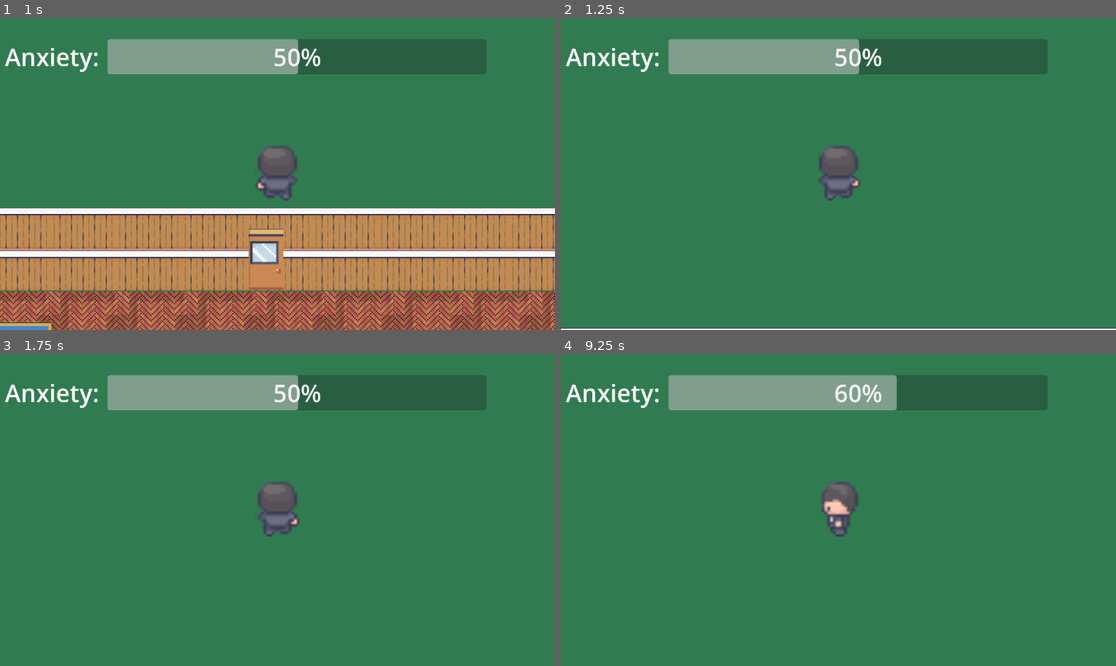
Above: before the commit, frames 1-4 (two rows, left to right).
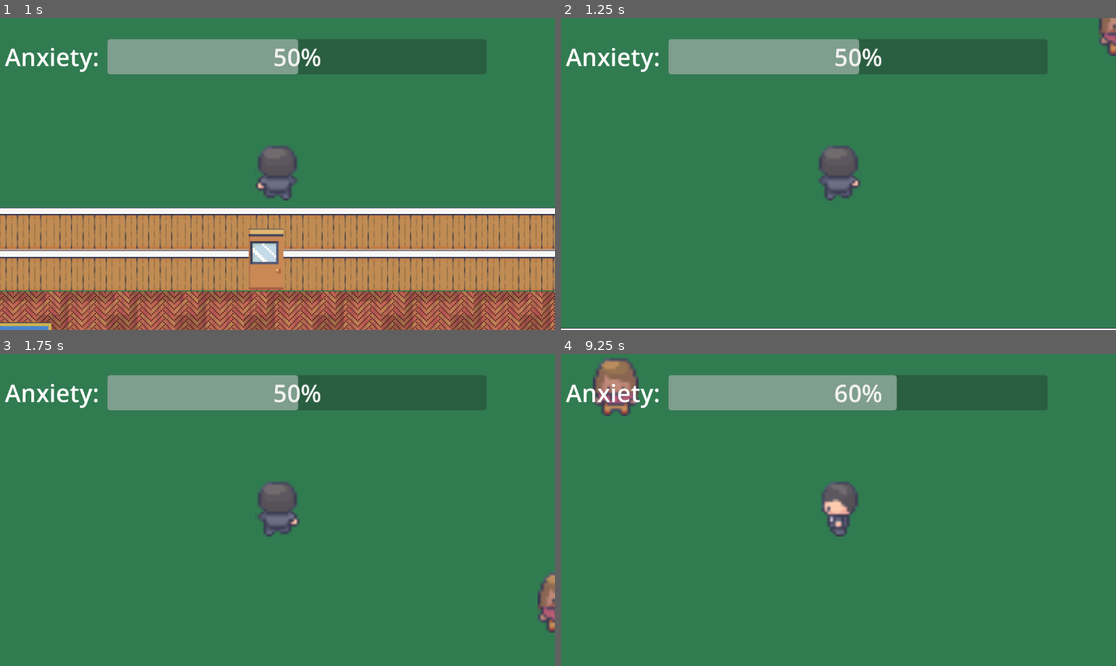
Above: after the commit, the same moments.

Repository: mpallansch/FearToFreedom
Game: Godot game, scene res://Scenes/Levels/Main/Main.tscn
The game is run twice, just before and just after one commit, with the same random seed, the same clock (stepped at 60 frames per second) and the same inputs.
Inputs:
- Up to frame 1 (1 s): hold Up (up) from 0.53 s (still down); tap Space (interact, bound only after the commit) at 0.6 s
- Up to frame 2 (1.25 s): keep holding Up (up)
- Up to frame 3 (1.75 s): keep holding Up (up); tap Space (interact, bound only after the commit) at 1.35 s
- Up to frame 4 (9.25 s): release Up (up) at 2.03 s; hold Left (left) 2.03-3.53 s; tap Space (interact, bound only after the commit) every 0.75 s from 2.1 to 8.85 s; hold Down (down) 3.53-4.28 s; hold Right (right) 4.28-5.03 s; hold Up (up) 5.03-5.78 s; hold Right (right) 5.78-8.03 s; hold Down (down) 8.03-8.78 s; hold Left (left) from 8.78 s (still down)

Frame 1 is identical in both runs. In frame 2, 0.3% of the frame differs, in the area x 96-100%, y 0-13%; in frame 3, 0.5%; in frame 4, 1.1%, in the area x 5-15%, y 1-20%.

Commit message:
Adds NPC Basic

Diff:
--- a/Globals/PlayerVariables.gd
+++ b/Globals/PlayerVariables.gd
@@ -1,5 +1,6 @@
 extends Node
 
+var vertical_lock = false
 var hud = null
 var anxiety = 50
 var default_anxiety_change = 15
--- /dev/null
+++ b/Scenes/Entities/NPC/DialogController.gd
@@ -0,0 +1,72 @@
+extends Node2D
+
+var player_close = false
+var highlighted = 0
+var current_dialog_key = "entry"
+
+@onready var dialog_interface = %DialogInterface
+@onready var dialog_options = %DialogOptions.get_dialog()
+@onready var dialog_label = %Label
+@onready var dialog_options_list = %OptionsList
+
+# Called when the node enters the scene tree for the first time.
+func _ready():
+	dialog_interface.hide()
+	render_dialog_interface()
+
+# Called every frame. 'delta' is the elapsed time since the previous frame.
+func _process(delta):
+	if Input.is_action_just_pressed("interact") && player_close:
+		if !dialog_interface.is_visible_in_tree():
+			PlayerVariables.vertical_lock = true
+			dialog_interface.show()
+		else:
+			if dialog_options[current_dialog_key].has("close_on_next"):
+				dialog_interface.hide()
+			if dialog_options[current_dialog_key].has("next"):
+				current_dialog_key = dialog_options[current_dialog_key]["next"]
+			elif dialog_options[current_dialog_key].has("options"):
+				current_dialog_key = dialog_options[current_dialog_key]["options"][highlighted]["next"]
+		render_dialog_interface()
+	if Input.is_action_just_pressed("up") && player_close && dialog_interface.is_visible_in_tree():
+		if highlighted > 0:
+			highlighted -= 1
+			render_dialog_interface()
+	if Input.is_action_just_pressed("down") && player_close && dialog_interface.is_visible_in_tree():
+		if dialog_options[current_dialog_key].has("options"):
+			if highlighted < dialog_options[current_dialog_key]["options"].size() - 1:
+				highlighted += 1
+				render_dialog_interface()
+
+
+func _on_area_2d_body_entered(body):
+	if body.owner.name == "Player":
+		player_close = true
+
+
+func _on_area_2d_body_exited(body):
+	if body.owner.name == "Player":
+		player_close = false
+		dialog_interface.hide()
+		PlayerVariables.vertical_lock = false
+
+func render_dialog_interface():
+	dialog_label.text = dialog_options[current_dialog_key]["label"]
+
+	for item in dialog_options_list.get_children():
+		item.queue_free()
+
+	if dialog_options[current_dialog_key].has("options"):
+		var index = 0
+		for item in dialog_options[current_dialog_key]["options"]:
+			var option_label = Label.new()
+			option_label.text = item["label"]
+			option_label.add_theme_color_override("font_color", Color(0,0,0))
+			if index == highlighted:
+				option_label.add_theme_font_size_override("font_size", 34)
+			else:
+				option_label.add_theme_font_size_override("font_size", 30)
+
+			dialog_options_list.add_child(option_label)
+
+			index += 1
--- /dev/null
+++ b/Scenes/Entities/NPC/DialogOptions.gd
@@ -0,0 +1,42 @@
+extends Node
+
+
+# Called when the node enters the scene tree for the first time.
+func _ready():
+	pass # Replace with function body.
+
+
+# Called every frame. 'delta' is the elapsed time since the previous frame.
+func _process(delta):
+	pass
+
+func get_dialog():
+	return {
+		"entry": {
+			"label": "This is a label",
+			"next": "two"
+		},
+		"two": {
+			"label": "This is a second label",
+			"options": [
+				{
+					"label": "Yes",
+					"next": "yes"
+				},
+				{
+					"label": "No",
+					"next": "no"
+				}
+			]
+		},
+		"yes": {
+			"label": "you answered yes",
+			"next": "entry",
+			"close_on_next": true
+		},
+		"no": {
+			"label": "you answered no",
+			"next": "entry",
+			"close_on_next": true
+		}
+	}
--- /dev/null
+++ b/Scenes/Entities/NPC/NPC.tscn
@@ -0,0 +1,109 @@
+[gd_scene load_steps=12 format=3 uid="uid://dnb2yupisgpe1"]
+
+[ext_resource type="Script" path="res://Scenes/Entities/NPC/DialogController.gd" id="1_bfl1h"]
+[ext_resource type="Script" path="res://Scenes/Entities/NPC/DialogOptions.gd" id="3_0ylio"]
+[ext_resource type="Texture2D" uid="uid://dymsuj5vqqvh5" path="res://Scenes/Entities/NPC/Amelia_idle_anim_16x16.png" id="3_abg4p"]
+
+[sub_resource type="RectangleShape2D" id="RectangleShape2D_3xnb3"]
+size = Vector2(158, 143)
+
+[sub_resource type="AtlasTexture" id="AtlasTexture_p8yla"]
+atlas = ExtResource("3_abg4p")
+region = Rect2(288, 0, 16, 32)
+
+[sub_resource type="AtlasTexture" id="AtlasTexture_8bnjs"]
+atlas = ExtResource("3_abg4p")
+region = Rect2(304, 0, 16, 32)
+
+[sub_resource type="AtlasTexture" id="AtlasTexture_8pjcg"]
+atlas = ExtResource("3_abg4p")
+region = Rect2(320, 0, 16, 32)
+
+[sub_resource type="AtlasTexture" id="AtlasTexture_wi8pe"]
+atlas = ExtResource("3_abg4p")
+region = Rect2(336, 0, 16, 32)
+
+[sub_resource type="AtlasTexture" id="AtlasTexture_mrfc4"]
+atlas = ExtResource("3_abg4p")
+region = Rect2(352, 0, 16, 32)
+
+[sub_resource type="AtlasTexture" id="AtlasTexture_2c81r"]
+atlas = ExtResource("3_abg4p")
+region = Rect2(368, 0, 16, 32)
+
+[sub_resource type="SpriteFrames" id="SpriteFrames_ecwoo"]
+animations = [{
+"frames": [{
+"duration": 1.0,
+"texture": SubResource("AtlasTexture_p8yla")
+}, {
+"duration": 1.0,
+"texture": SubResource("AtlasTexture_8bnjs")
+}, {
+"duration": 1.0,
+"texture": SubResource("AtlasTexture_8pjcg")
+}, {
+"duration": 1.0,
+"texture": SubResource("AtlasTexture_wi8pe")
+}, {
+"duration": 1.0,
+"texture": SubResource("AtlasTexture_mrfc4")
+}, {
+"duration": 1.0,
+"texture": SubResource("AtlasTexture_2c81r")
+}],
+"loop": true,
+"name": &"idle-down",
+"speed": 5.0
+}]
+
+[node name="Npc" type="Node2D"]
+script = ExtResource("1_bfl1h")
+
+[node name="Area2D" type="Area2D" parent="."]
+
+[node name="CollisionShape2D" type="CollisionShape2D" parent="Area2D"]
+position = Vector2(2, -73.5)
+shape = SubResource("RectangleShape2D_3xnb3")
+
+[node name="DialogInterface" type="ColorRect" parent="."]
+unique_name_in_owner = true
+offset_left = -192.0
+offset_top = -376.0
+offset_right = 208.0
+offset_bottom = -176.0
+
+[node name="ScrollContainer" type="ScrollContainer" parent="DialogInterface"]
+layout_mode = 1
+anchors_preset = 15
+anchor_right = 1.0
+anchor_bottom = 1.0
+grow_horizontal = 2
+grow_vertical = 2
+
+[node name="VBoxContainer" type="VBoxContainer" parent="DialogInterface/ScrollContainer"]
+layout_mode = 2
+
+[node name="Label" type="Label" parent="DialogInterface/ScrollContainer/VBoxContainer"]
+unique_name_in_owner = true
+layout_mode = 2
+theme_override_colors/font_color = Color(0, 0, 0, 1)
+theme_override_font_sizes/font_size = 34
+
+[node name="OptionsList" type="VBoxContainer" parent="DialogInterface/ScrollContainer/VBoxContainer"]
+unique_name_in_owner = true
+layout_mode = 2
+
+[node name="DialogOptions" type="Node" parent="."]
+unique_name_in_owner = true
+script = ExtResource("3_0ylio")
+
+[node name="AnimatedSprite2D" type="AnimatedSprite2D" parent="."]
+position = Vector2(3.00001, -100)
+scale = Vector2(5.9375, 5.46875)
+sprite_frames = SubResource("SpriteFrames_ecwoo")
+animation = &"idle-down"
+autoplay = "idle-down"
+
+[connection signal="body_entered" from="Area2D" to="." method="_on_area_2d_body_entered"]
+[connection signal="body_exited" from="Area2D" to="." method="_on_area_2d_body_exited"]
--- a/Scenes/Entities/Player/Player.gd
+++ b/Scenes/Entities/Player/Player.gd
@@ -17,7 +17,11 @@
 		PlayerVariables.update_anxiety()
 
 	var direction = Input.get_vector("left", "right", "up", "down")
+
 	velocity = direction * SPEED
+
+	if PlayerVariables.vertical_lock:
+		velocity.y = 0
 
 	if velocity.x != 0 || velocity.y != 0:
 		%Fog.update_pos(position.x, position.y)
--- a/Scenes/Levels/Main/Main.tscn
+++ b/Scenes/Levels/Main/Main.tscn
@@ -7,6 +7,7 @@
 [ext_resource type="PackedScene" uid="uid://bec6sjrt8ynm1" path="res://Scenes/Entities/Collectible/Collectable.tscn" id="3_udbcw"]
 [ext_resource type="Texture2D" uid="uid://bjhgrwk15bf32" path="res://Sprites/Environment/Wall.png" id="5_w0s3a"]
 [ext_resource type="Texture2D" uid="uid://n70qvbnjs7ud" path="res://Sprites/Environment/Door.png" id="7_cmjv2"]
+[ext_resource type="PackedScene" uid="uid://dnb2yupisgpe1" path="res://Scenes/Entities/NPC/NPC.tscn" id="8_3eh4v"]
 
 [sub_resource type="AtlasTexture" id="AtlasTexture_l2ey3"]
 atlas = ExtResource("3_n7cn0")
@@ -160,3 +161,6 @@
 position = Vector2(-24, -272)
 scale = Vector2(1.63636, 1.60127)
 texture = ExtResource("7_cmjv2")
+
+[node name="Npc" parent="." instance=ExtResource("8_3eh4v")]
+position = Vector2(585, -931)
--- a/project.godot
+++ b/project.godot
@@ -48,6 +48,11 @@
 , Object(InputEventKey,"resource_local_to_scene":false,"resource_name":"","device":-1,"window_id":0,"alt_pressed":false,"shift_pressed":false,"ctrl_pressed":false,"meta_pressed":false,"pressed":false,"keycode":0,"physical_keycode":68,"key_label":0,"unicode":100,"echo":false,"script":null)
 ]
 }
+interact={
+"deadzone": 0.5,
+"events": [Object(InputEventKey,"resource_local_to_scene":false,"resource_name":"","device":-1,"window_id":0,"alt_pressed":false,"shift_pressed":false,"ctrl_pressed":false,"meta_pressed":false,"pressed":false,"keycode":0,"physical_keycode":32,"key_label":0,"unicode":32,"echo":false,"script":null)
+]
+}
 
 [rendering]
 
Binary file added: Scenes/Entities/NPC/Amelia_idle_anim_16x16.png
Not shown, added: Scenes/Entities/NPC/Amelia_idle_anim_16x16.png.import
Binary file added: Scenes/Entities/NPC/NPC.png
Not shown, added: Scenes/Entities/NPC/NPC.png.import
Not shown: 1 places in Scenes/Levels/Main/Main.tscn that only renumber resources
